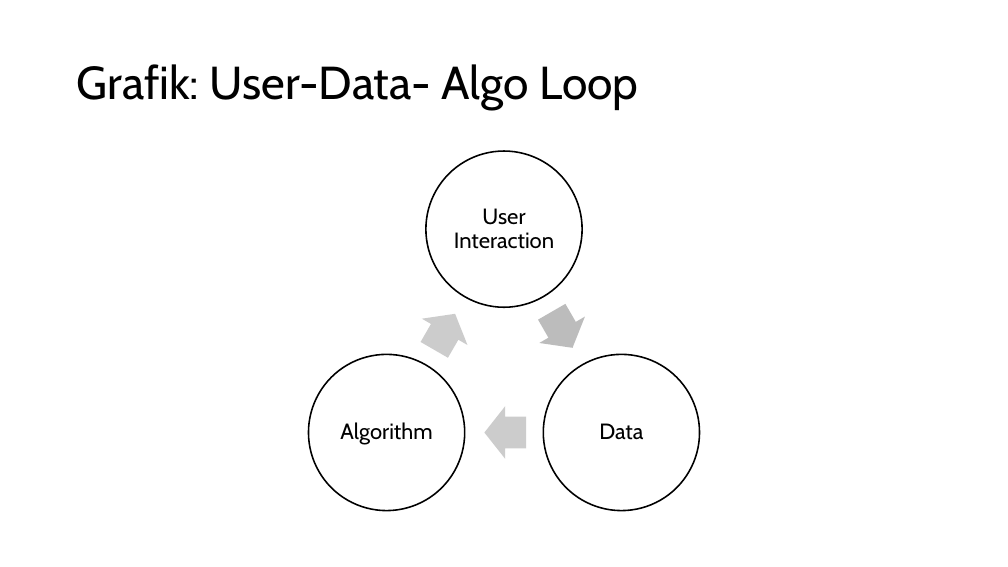
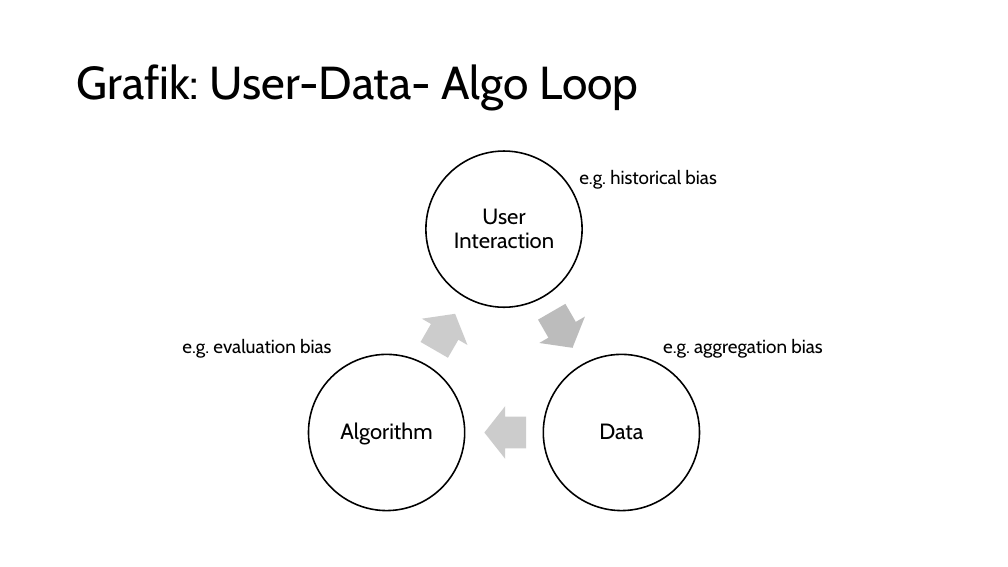
Before and after one commit to juliet-fleischer/SQF_fairness_project, a slide deck: slide 3 of figures/custom_figues.pptx. Drawn at 1008x567 pixels with LibreOffice and Linux fonts; fonts in the diff are those of the drawing. Boxes give left, top, right and bottom in pixels: in the first picture for what was removed or moved away, otherwise in the second. Text is boxed around its words. In the diff, an @@ line names an element or a change of style, - is before the commit and + after.

```diff
--- a/figures/custom_figues.pptx
+++ b/figures/custom_figues.pptx
@@ text added at (x1=579, y1=169, x2=716, y2=189), 18 pt, text #000000 @@
+e.g. historical bias
@@ text added at (x1=182, y1=338, x2=331, y2=358), 18 pt, text #000000 @@
+e.g. evaluation bias
@@ text added at (x1=663, y1=338, x2=822, y2=358), 18 pt, text #000000 @@
+e.g. aggregation bias
```
Also in this commit, not shown: 23 other files.
